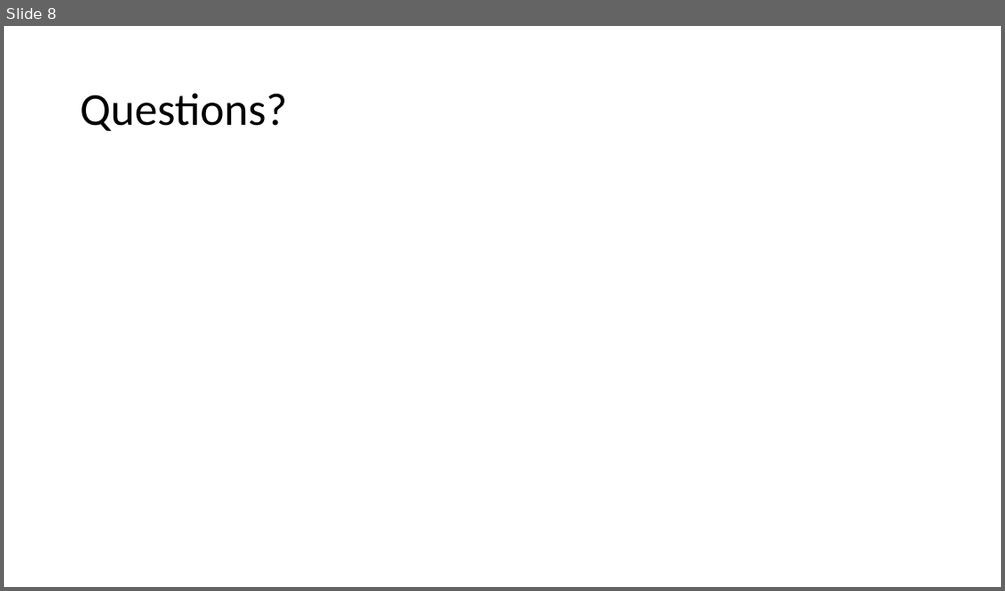
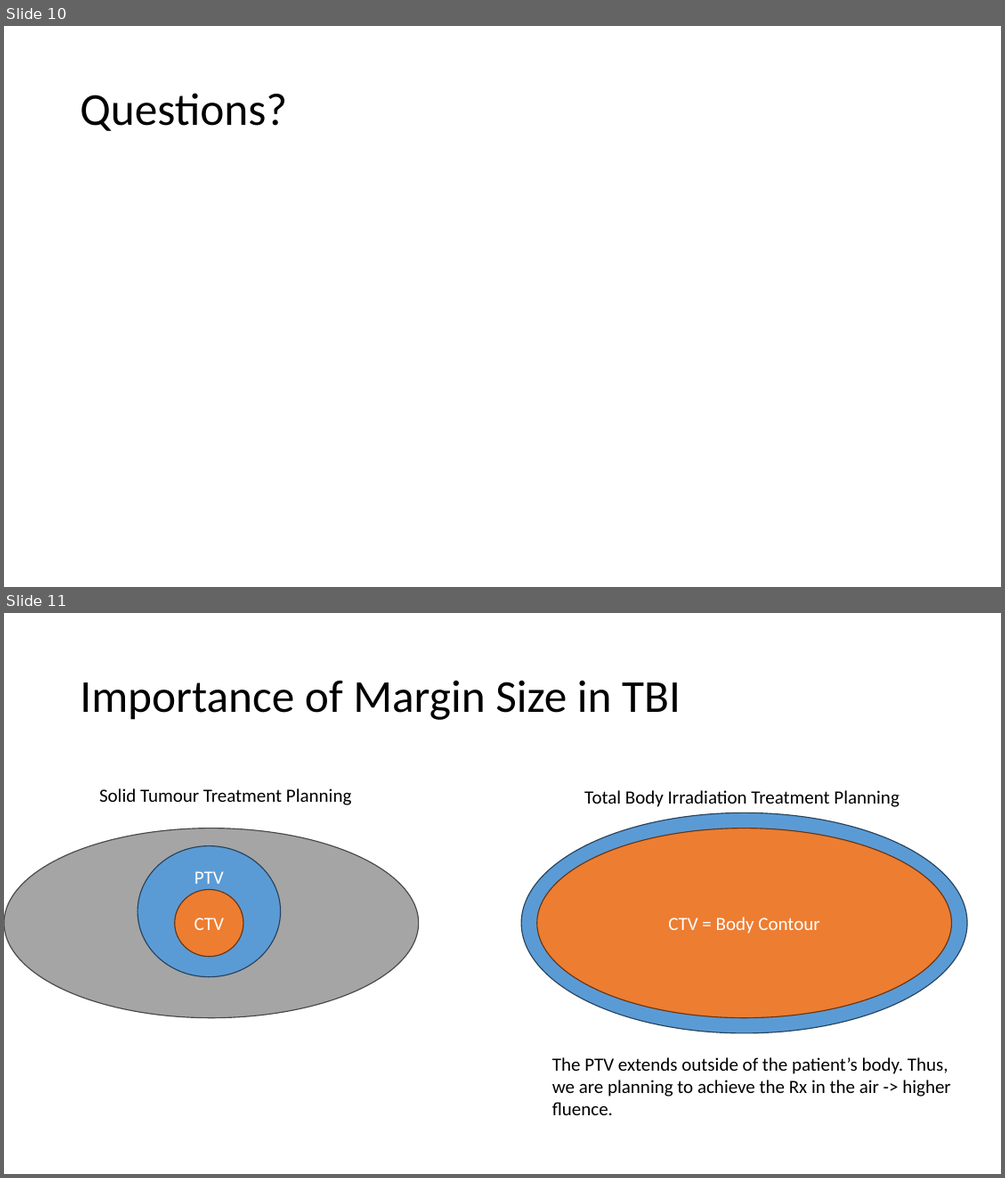
Before and after one commit to CNorthwayMedPhys/Full-Body-Flow-Model-Project, a slide deck: Working Documents/Committee Meeting.pptx. Shown one above the other, each under a label of ours: slide 8 before the commit, slides 10 and 11 after it. The pictures are 1005x591 and 1005x1178 pixels, drawn with LibreOffice and Linux fonts; fonts in the diff are those of the drawing. Boxes give left, top, right and bottom in pixels: in the first picture for what was removed or moved away, otherwise in the second. Text is boxed around its words. In the diff, an @@ line names an element or a change of style, - is before the commit and + after.

```diff
--- a/Working Documents/Committee Meeting.pptx
+++ b/Working Documents/Committee Meeting.pptx
@@ slide 11 added at <box>4,613,1001,1174</box>, background #FFFFFF @@
@@ title added at <box>80,680,680,720</box>, 44 pt, text #000000 @@
+Importance of Margin Size in TBI
@@ text added at <box>99,788,351,805</box>, 18 pt, text #000000 @@
+Solid Tumour Treatment Planning
@@ text added at <box>584,790,898,807</box>, 18 pt, text #000000 @@
+Total Body Irradiation Treatment Planning
@@ ellipse added at <box>521,812,967,1033</box>, fill #5B9BD5, outline #28445D 1 pt, 18 pt, text #FFFFFF @@
+CTV = Body Contour
@@ ellipse added at <box>4,828,418,1018</box>, fill #A5A5A5, outline #484848 1 pt @@
@@ ellipse added at <box>138,845,281,976</box>, fill #5B9BD5, outline #28445D 1 pt, 18 pt, text #FFFFFF @@
+PTV
@@ ellipse added at <box>537,828,952,1018</box>, fill #ED7D31, outline #683715 1 pt, 18 pt, text #FFFFFF @@
+CTV = Body Contour
@@ ellipse added at <box>175,890,243,957</box>, fill #ED7D31, outline #683715 1 pt, 18 pt, text #FFFFFF @@
+CTV
@@ text added at <box>552,1057,950,1115</box>, 18 pt, text #000000 @@
+The PTV extends outside of the patient’s body. Thus, we are planning to achieve the Rx in the air -> higher fluence.
@@ what was slide 8 is now slide 10 @@
```
Also in this commit, not shown: 3 slides changed, 5 other slides added, 1 slide removed, 2 other files.
